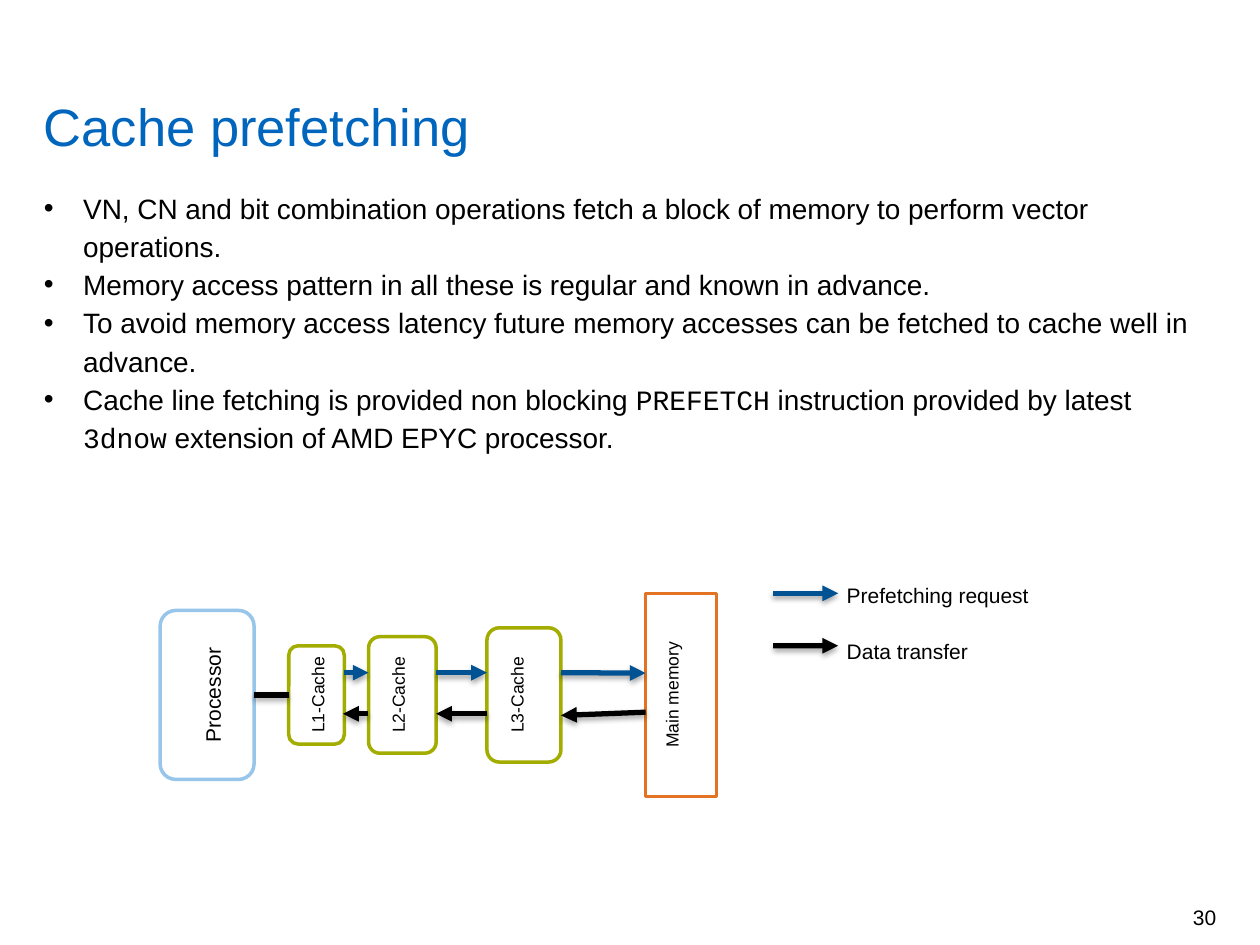
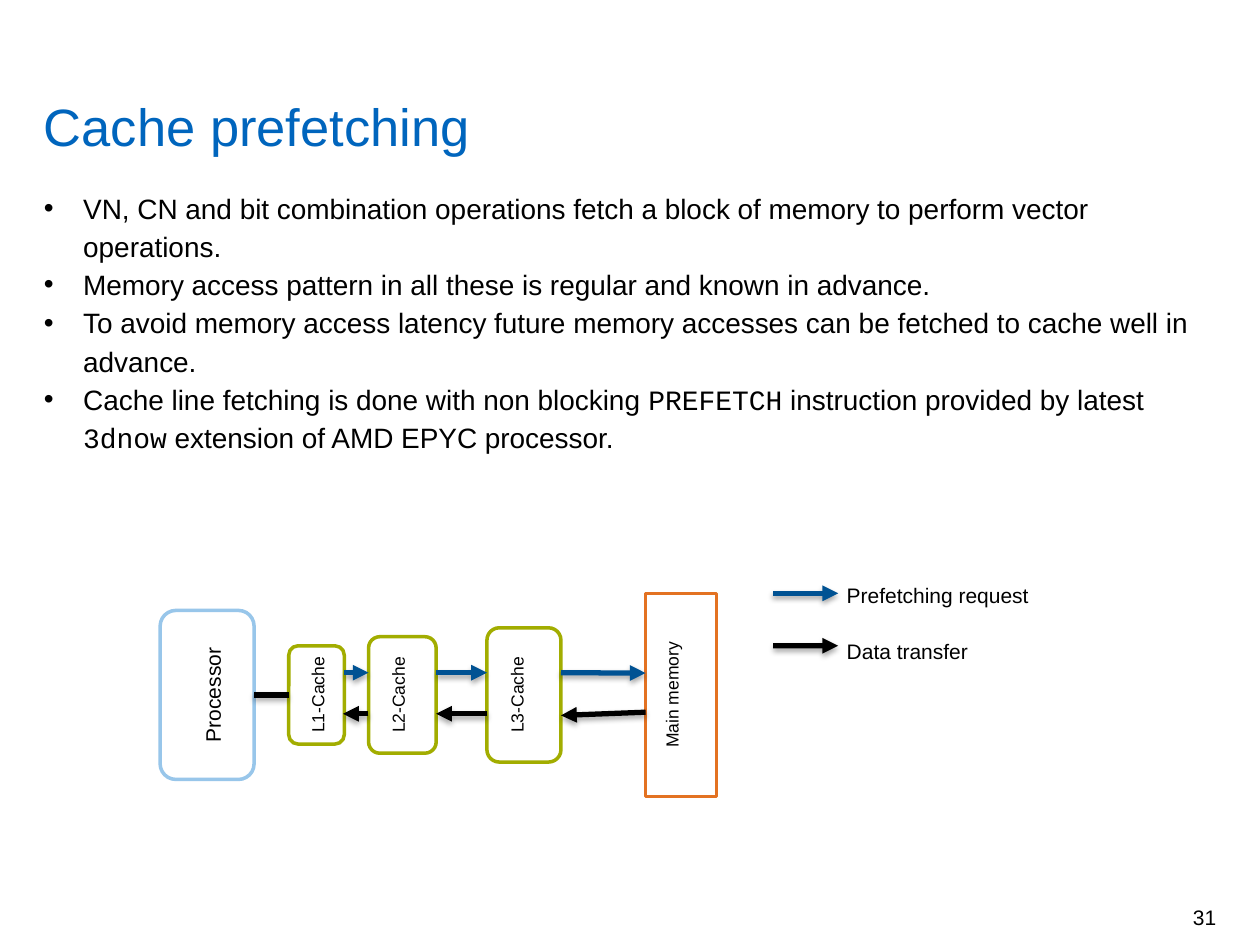
Before and after one commit to yadhu1961/thesis_5GPolorCodes, a slide deck: slide 31 of final_presentation/finalPpt.pptx (slide 30 before the commit). Drawn at 1260x945 pixels with LibreOffice and Linux fonts; fonts in the diff are those of the drawing; background and template pictures are left out. Boxes give left, top, right and bottom in pixels: in the first picture for what was removed or moved away, otherwise in the second. Text is boxed around its words. In the diff, an @@ line names an element or a change of style, - is before the commit and + after.

```diff
--- a/final_presentation/finalPpt.pptx
+++ b/final_presentation/finalPpt.pptx
@@ text at (83, 389, 1144, 453): text changed @@
-• Cache line fetching is provided non blocking PREFETCH instruction provided by latest 3dnow extension of AMD EPYC processor.
+• Cache line fetching is done with non blocking PREFETCH instruction provided by latest 3dnow extension of AMD EPYC processor.
@@ page number at (1193, 910, 1216, 926): text changed @@
-30
+31
```
Also in this commit, not shown: 17 other slides changed, 1 slide added, 3 other files.
